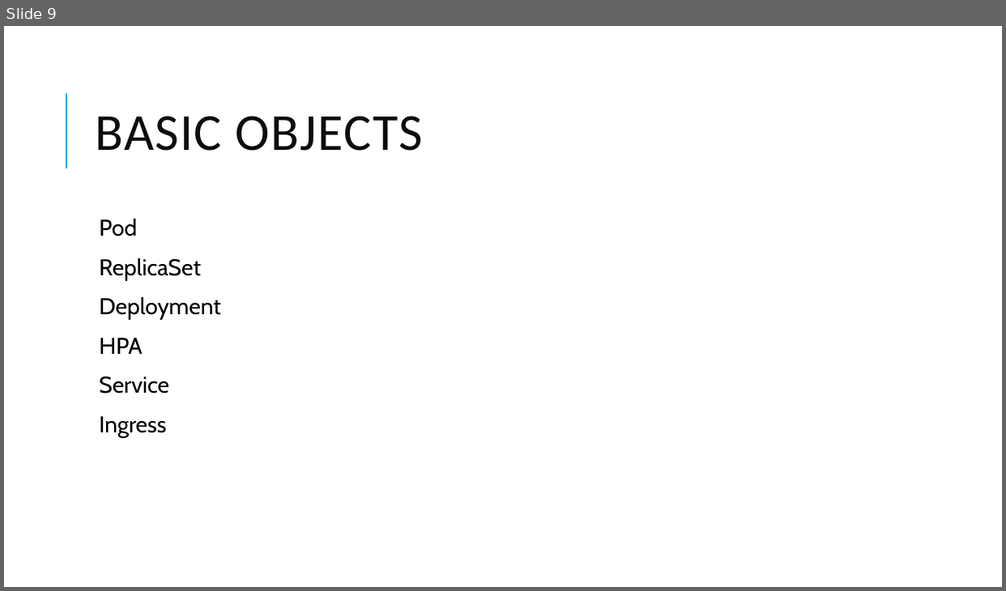
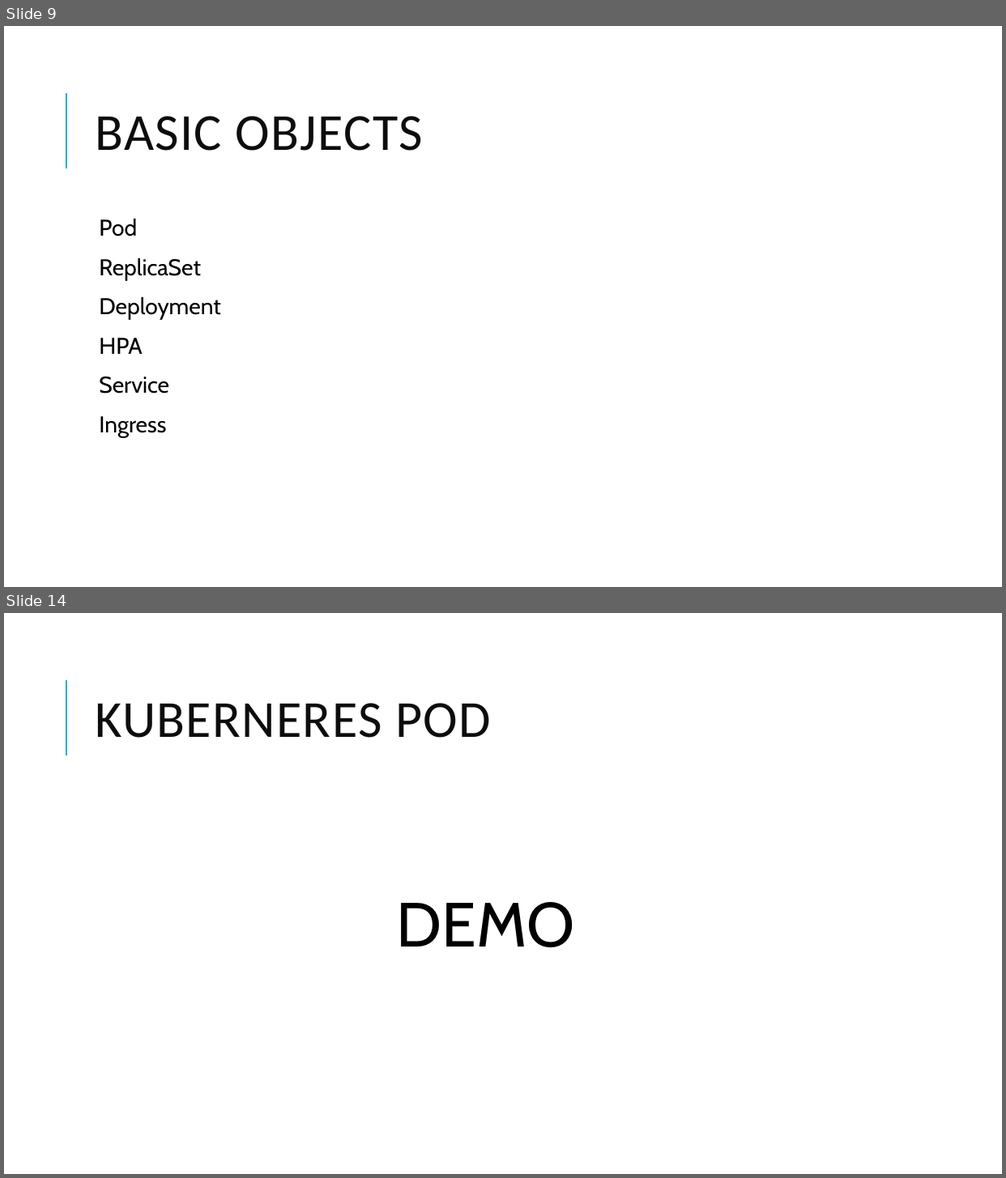
Before and after one commit to djkormo/k8s-online-lab-202006, a slide deck: docs/Kubernetes-202006–several aspects.pptx. Shown one above the other, each under a label of ours: slide 9 before the commit, slides 9 and 14 after it; the slides between them are not shown. The pictures are 1006x591 and 1006x1178 pixels, drawn with LibreOffice and Linux fonts; fonts in the diff are those of the drawing. Boxes give left, top, right and bottom in pixels: in the first picture for what was removed or moved away, otherwise in the second. Text is boxed around its words. In the diff, an @@ line names an element or a change of style, - is before the commit and + after.

```diff
--- a/docs/Kubernetes-202006–several aspects.pptx
+++ b/docs/Kubernetes-202006–several aspects.pptx
@@ slide 14 added at (x1=4, y1=613, x2=1002, y2=1174), background #FFFFFF; not listed: 1 template element that a slide beside it also shows @@
@@ title added at (x1=96, y1=703, x2=492, y2=738), 50 pt, text #0D0D0D @@
+KUBERNERES POD
@@ text added at (x1=397, y1=902, x2=575, y2=948), 60 pt, text #000000 @@
+DEMO
```
Also in this commit, not shown: 6 slides changed, 3 other slides added, 42 other files.
